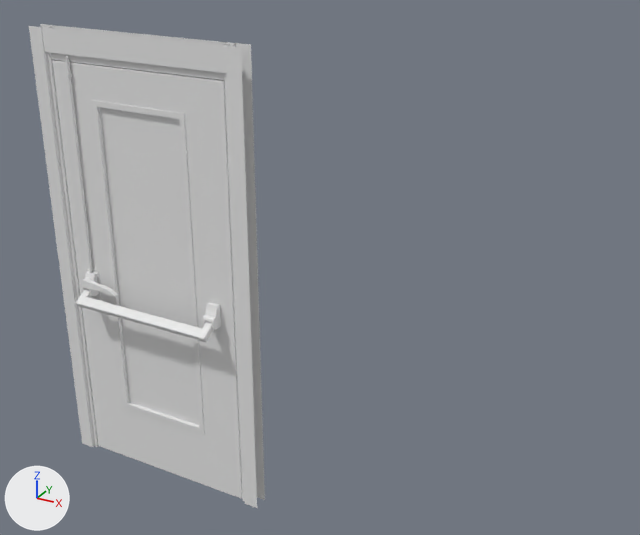
The Blender file Assets/Models/DoorOptions/Single/3ft/FullGlass3FTSingle.blend, before and after one commit.
Camera for both pictures: a camera (50 mm lens) standing at (0.88, -2.94, 2.8) and looking at (-1.16, 0.78, 0.94). Lighting does not change. The marker at lower left points along +X, +Y and +Z. Materials are left out; every surface is plain grey.

In view in the first picture: 'DoorOption3', 'PushBar'.
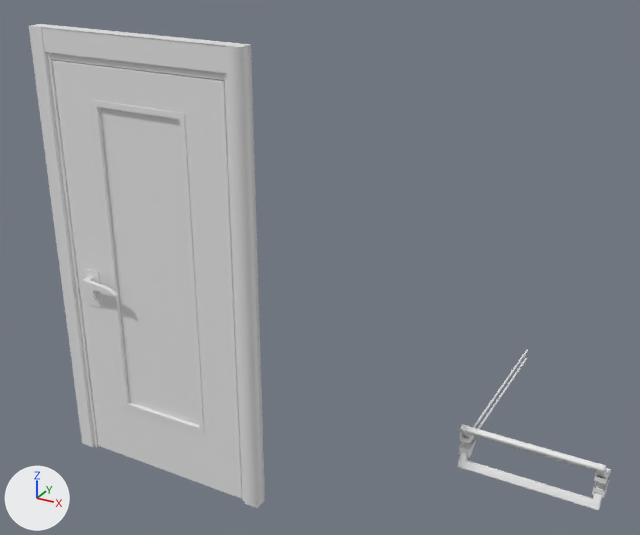
The newer file is also turned or shifted as a whole; pictures and numbers use the older file's frame.

Boxes (x1, y1, x2, y2) around the edits, measured in the pictures (640 x 535 px; the box of a moved part takes in the faces that stretch with it):
'PushBar', reshaped, moved, rescaled
    before: (65, 56, 221, 342)
    after: (457, 349, 611, 511)
part 1 of me_cube_002, added
    after: (31, 24, 265, 508)
part 2 of me_cube_004, moved or reshaped
    before: (76, 289, 92, 308)
    after: (597, 463, 606, 478)
part 3 of me_cube_004, moved or reshaped (not visible before)
    after: (467, 426, 599, 472)
part 4 of me_cube_004, moved or reshaped
    before: (198, 321, 214, 342)
    after: (460, 424, 469, 438)
part 5 of me_cube_004, moved or reshaped (not visible before)
    after: (594, 468, 611, 484)
part 6 of me_cube_004, moved or reshaped (not visible before)
    after: (460, 432, 475, 444)
part 7 of me_cube_004, moved or reshaped (not visible before)
    after: (473, 349, 528, 428)
part 8 of me_cube_004, moved or reshaped (not visible before)
    after: (591, 492, 602, 511)
part 9 of me_cube_004, moved or reshaped
    before: (81, 297, 202, 340)
    after: (464, 460, 593, 508)
part 10 of me_cube_004, moved or reshaped (not visible before)
    after: (457, 452, 468, 469)
part 11 of me_cube_004, moved or reshaped
    before: (203, 302, 221, 330)
    after: (592, 479, 609, 498)
part 12 of me_cube_004, moved or reshaped
    before: (81, 271, 99, 297)
    after: (459, 439, 476, 458)
part 13 of me_cube_004, moved or reshaped
    before: (65, 56, 93, 273)
    after: (477, 358, 527, 429)

The change, as a diff of the scene's bpy script:
```diff
--- a/Assets/Models/DoorOptions/Single/3ft/FullGlass3FTSingle.blend.py
+++ b/Assets/Models/DoorOptions/Single/3ft/FullGlass3FTSingle.blend.py
@@ me_cube_002 @@
 me_cube_002.from_pydata(...)  # 1452 vertices, 1355 faces; spans x -2.63..-1.51, y -0.03..0.03, z 0.0..2.2
 # verts and faces of me_cube_002; kept vertices keep their numbers, new ones are numbered from 1452
+# me_cube_002 part 1
+faces += [(104, 106, 107, 105), (20, 22, 106, 104), (20, 21, 23, 22)]
@@ me_cube_004 @@
 me_cube_004.from_pydata(...)  # 732 vertices, 732 faces; spans x -0.82..-0.046, y -0.138..0.138, z 1.052..2.231
 # used by ob_pushbar; location = (-2.049, 0.0, -0.146); scale = (-1.0, 1.0, 1.0)
+# me_cube_004 part 2: the loose piece of 72 vertices spanning x -0.093..-0.055, y -0.138..-0.041, z 1.052..1.127 is turned -90 degrees about the x axis through its middle, then moved by (0.429, 1.033, -1.0)
+# me_cube_004 part 3: the loose piece of 24 vertices spanning x -0.774..-0.091, y 0.083..0.136, z 1.053..1.1 is multiplied about its middle by the matrix ((-1.0, 0.0, 0.0), (0.0, 0.0, 1.0), (0.0, 1.0, 0.0)), then moved by (0.429, 0.821, -0.967)
+# me_cube_004 part 4: the loose piece of 72 vertices spanning x -0.81..-0.772, y -0.138..-0.041, z 1.052..1.127 is turned -90 degrees about the x axis through its middle, then moved by (0.429, 1.033, -1.0)
+# me_cube_004 part 5: the loose piece of 54 vertices spanning x -0.82..-0.763, y 0.021..0.077, z 1.09..1.197 is multiplied about its middle by the matrix ((-1.0, 0.0, 0.0), (0.0, 0.0, 1.0), (0.0, 1.0, 0.0)), then moved by (1.146, 0.948, -1.095)
+# me_cube_004 part 6: the loose piece of 95 vertices spanning x -0.103..-0.046, y 0.021..0.077, z 1.09..1.197 is multiplied about its middle by the matrix ((-1.0, 0.0, 0.0), (0.0, 0.0, 1.0), (0.0, 1.0, 0.0)), then moved by (-0.288, 0.948, -1.095)
+# me_cube_004 part 7: the loose piece of 17 vertices spanning x -0.081..-0.068, y 0.024..0.037, z 1.186..2.231 is multiplied about its middle by the matrix ((-1.0, 0.0, 0.0), (0.0, 0.0, 1.0), (0.0, 1.0, 0.0)), then moved by (-0.288, 1.532, -1.678)
+# me_cube_004 part 8: the loose piece of 72 vertices spanning x -0.093..-0.055, y 0.041..0.138, z 1.052..1.127 is turned -90 degrees about the x axis through its middle, then moved by (0.429, 0.853, -1.179)
+# me_cube_004 part 9: the loose piece of 24 vertices spanning x -0.774..-0.091, y -0.136..-0.083, z 1.053..1.1 is multiplied about its middle by the matrix ((-1.0, 0.0, 0.0), (0.0, 0.0, 1.0), (0.0, 1.0, 0.0)), then moved by (0.429, 1.04, -1.187)
+# me_cube_004 part 10: the loose piece of 72 vertices spanning x -0.81..-0.772, y 0.041..0.138, z 1.052..1.127 is turned -90 degrees about the x axis through its middle, then moved by (0.429, 0.853, -1.179)
+# me_cube_004 part 11: the loose piece of 54 vertices spanning x -0.82..-0.763, y -0.077..-0.021, z 1.09..1.197 is multiplied about its middle by the matrix ((-1.0, 0.0, 0.0), (0.0, 0.0, 1.0), (0.0, 1.0, 0.0)), then moved by (1.146, 1.046, -1.192)
+# me_cube_004 part 12: the loose piece of 95 vertices spanning x -0.103..-0.046, y -0.077..-0.021, z 1.09..1.197 is multiplied about its middle by the matrix ((-1.0, 0.0, 0.0), (0.0, 0.0, 1.0), (0.0, 1.0, 0.0)), then moved by (-0.288, 1.046, -1.192)
+# me_cube_004 part 13: the loose piece of 17 vertices spanning x -0.081..-0.068, y -0.037..-0.024, z 1.186..2.231 is multiplied about its middle by the matrix ((-1.0, 0.0, 0.0), (0.0, 0.0, 1.0), (0.0, 1.0, 0.0)), then moved by (-0.288, 1.592, -1.738)
@@ ob_pushbar @@
 ob_pushbar = bpy.data.objects.new('PushBar', me_cube_004)
-ob_pushbar.location = (-2.049, 0.0, -0.146)
-ob_pushbar.scale = (-1.0, 1.0, 1.0)
+ob_pushbar.location = (0.0, 0.0, 0.0)
```
